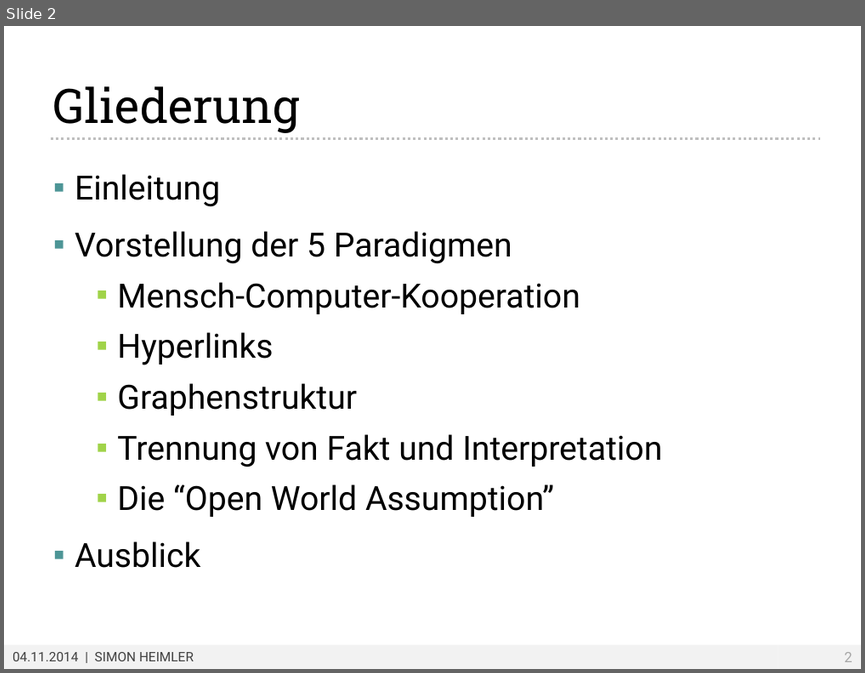
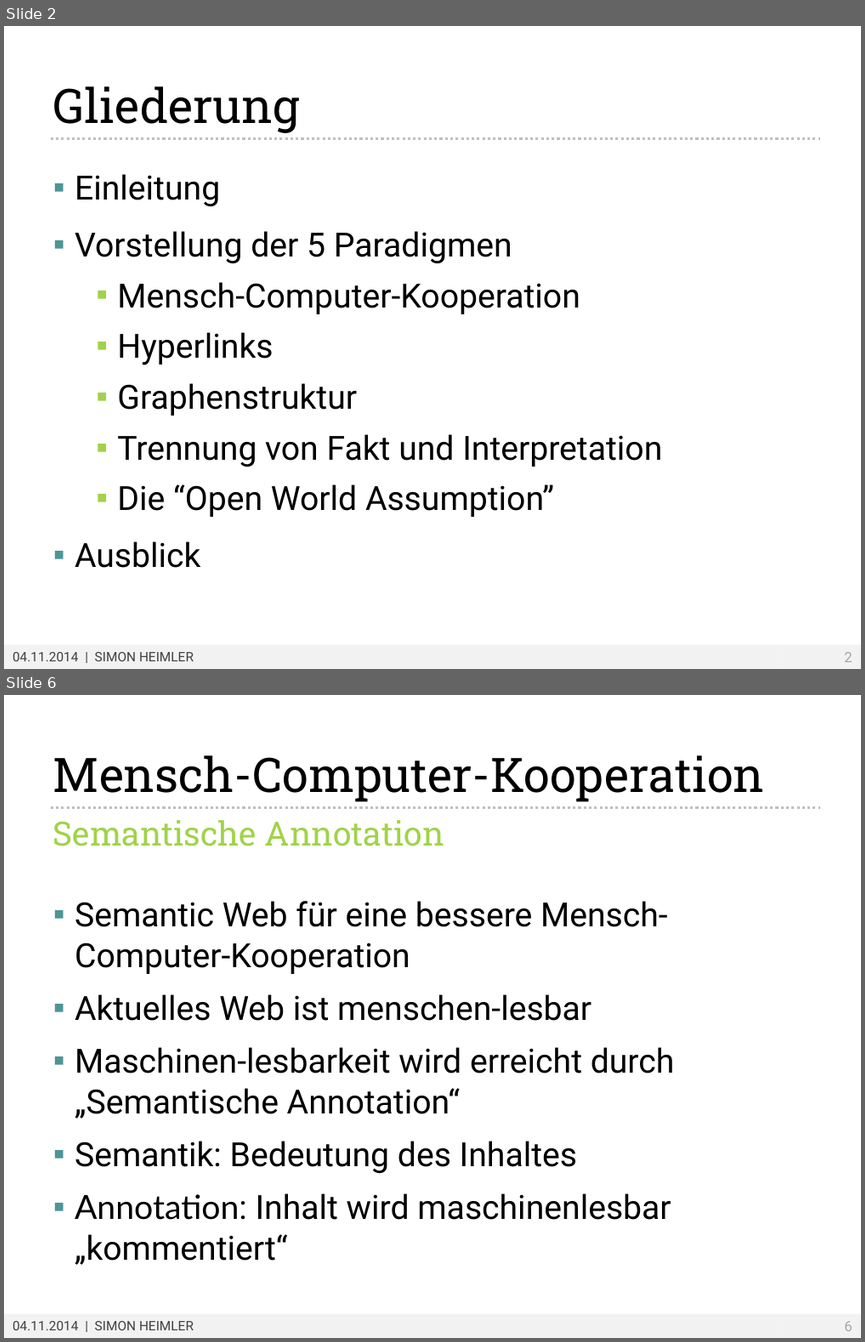
Before and after one commit to Fannon/SemanticWebParadigmen, a slide deck: Semantic Web Paradigmen PPT.pptx. Shown one above the other, each under a label of ours: slide 2 before the commit, slides 2 and 6 after it; the slides between them are not shown. The pictures are 865x673 and 865x1342 pixels, drawn with LibreOffice and Linux fonts; fonts in the diff are those of the drawing; background and template pictures are left out. Boxes give left, top, right and bottom in pixels: in the first picture for what was removed or moved away, otherwise in the second. Text is boxed around its words. In the diff, an @@ line names an element or a change of style, - is before the commit and + after.

```diff
--- a/Semantic Web Paradigmen PPT.pptx
+++ b/Semantic Web Paradigmen PPT.pptx
@@ slide 6 added at (4,695,861,1338), background #FFFFFF; not listed: 2 template elements that a slide beside it also shows @@
@@ title added at (53,755,765,802), 40 pt, text #000000 @@
+Mensch-Computer-Kooperation
@@ line added from (50, 807) to (821, 807), #BFBFBF 2.25 pt dashed @@
@@ text added at (53,820,444,846), 28 pt, text #A0D349 @@
+Semantische Annotation
@@ text added at (75,901,675,1265), 28 pt, text #000000 @@
+▪ Semantic Web für eine bessere Mensch-Computer-Kooperation
+▪ Aktuelles Web ist menschen-lesbar
+▪ Maschinen-lesbarkeit wird erreicht durch „Semantische Annotation“
+▪ Semantik: Bedeutung des Inhaltes
+▪ Annotation: Inhalt wird maschinenlesbar „kommentiert“
```
Also in this commit, not shown: 6 other slides added, 1 slide removed.
